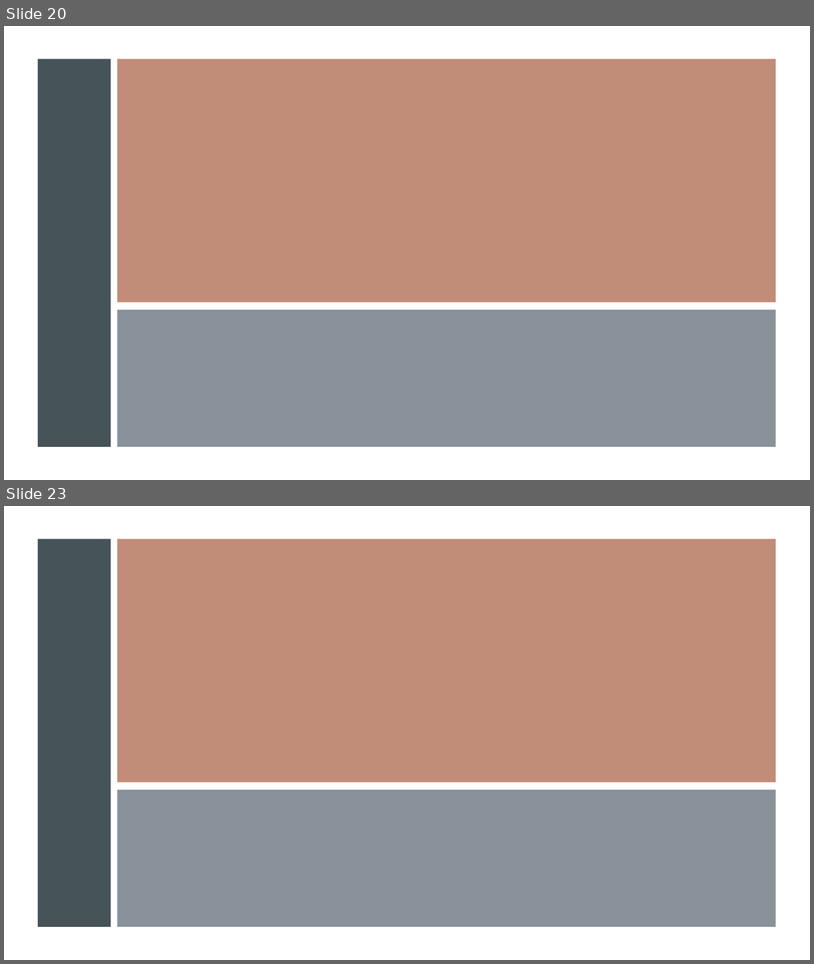
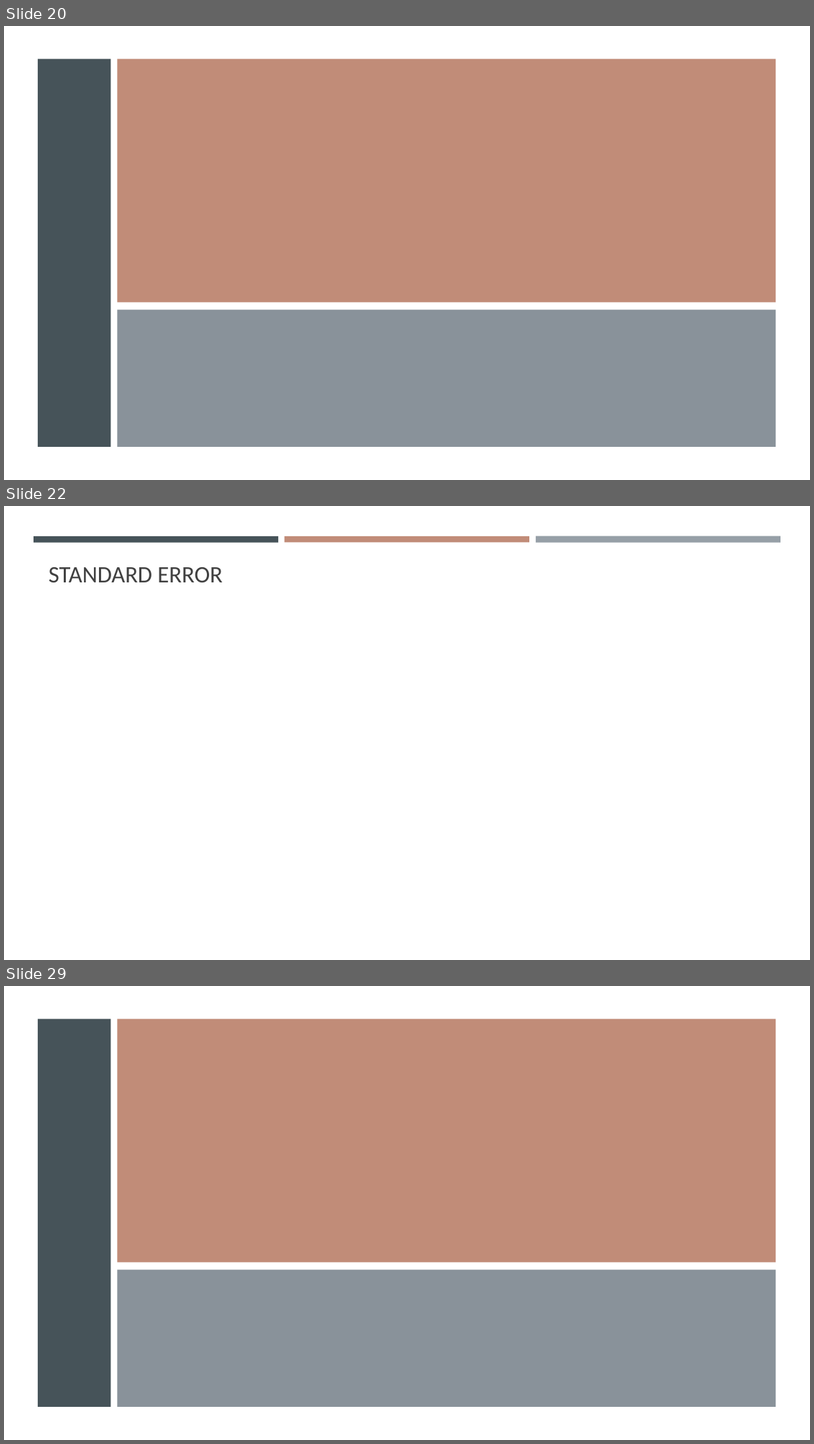
Before and after one commit to gisynw/geog-247, a slide deck: docs/Lectures/Week04/Week04_BivariateRegression.pptx. Shown one above the other, each under a label of ours: slides 20 and 23 before the commit, slides 20, 22 and 29 after it; the slides between them are not shown. The pictures are 814x964 and 814x1444 pixels, drawn with LibreOffice and Linux fonts; fonts in the diff are those of the drawing; grey boxes stand for pictures. Boxes give left, top, right and bottom in pixels: in the first picture for what was removed or moved away, otherwise in the second. Text is boxed around its words. In the diff, an @@ line names an element or a change of style, - is before the commit and + after.

```diff
--- a/docs/Lectures/Week04/Week04_BivariateRegression.pptx
+++ b/docs/Lectures/Week04/Week04_BivariateRegression.pptx
@@ slide 22 added at [4, 506, 810, 960], background #FFFFFF @@
@@ rectangle added at [34, 536, 278, 542], fill #465359 @@
@@ rectangle added at [285, 536, 530, 542], fill #C18C78 @@
@@ rectangle added at [536, 536, 781, 543], fill #969FA7 @@
@@ title added at [49, 567, 222, 582], 28 pt, text #404040 @@
+STANDARD ERROR
@@ what was slide 23 is now slide 29 @@
```
Also in this commit, not shown: 1 slide changed, 6 other slides added, 1 slide removed, 1 other file.
